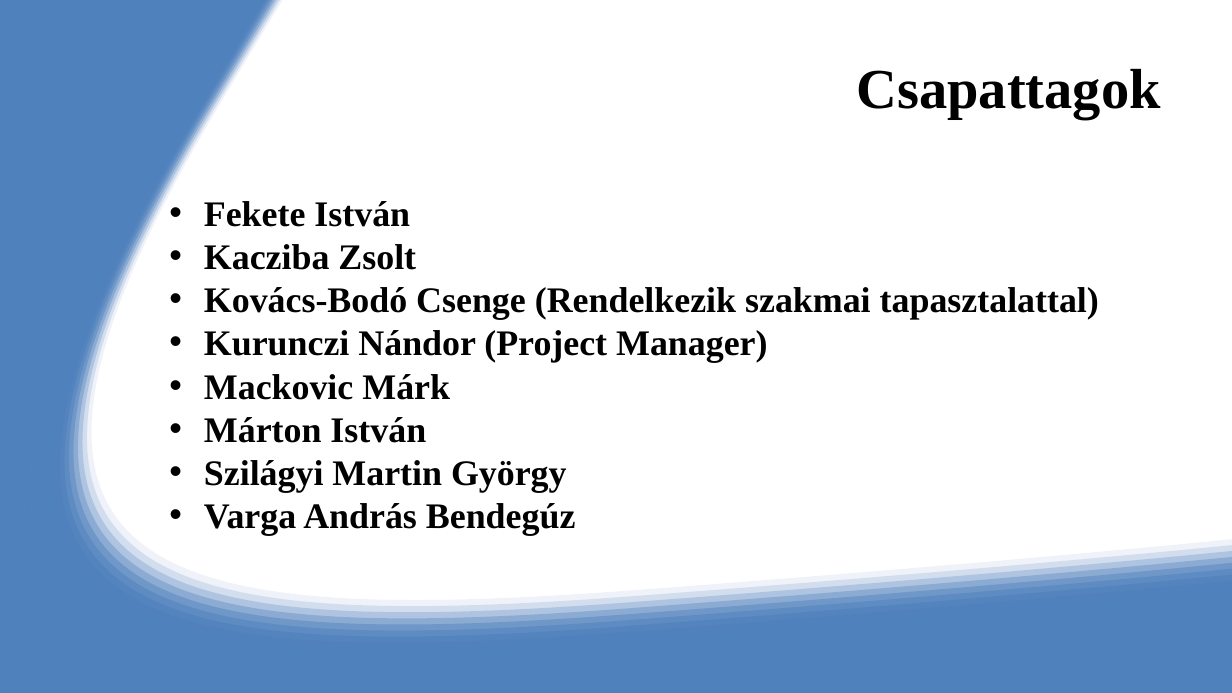
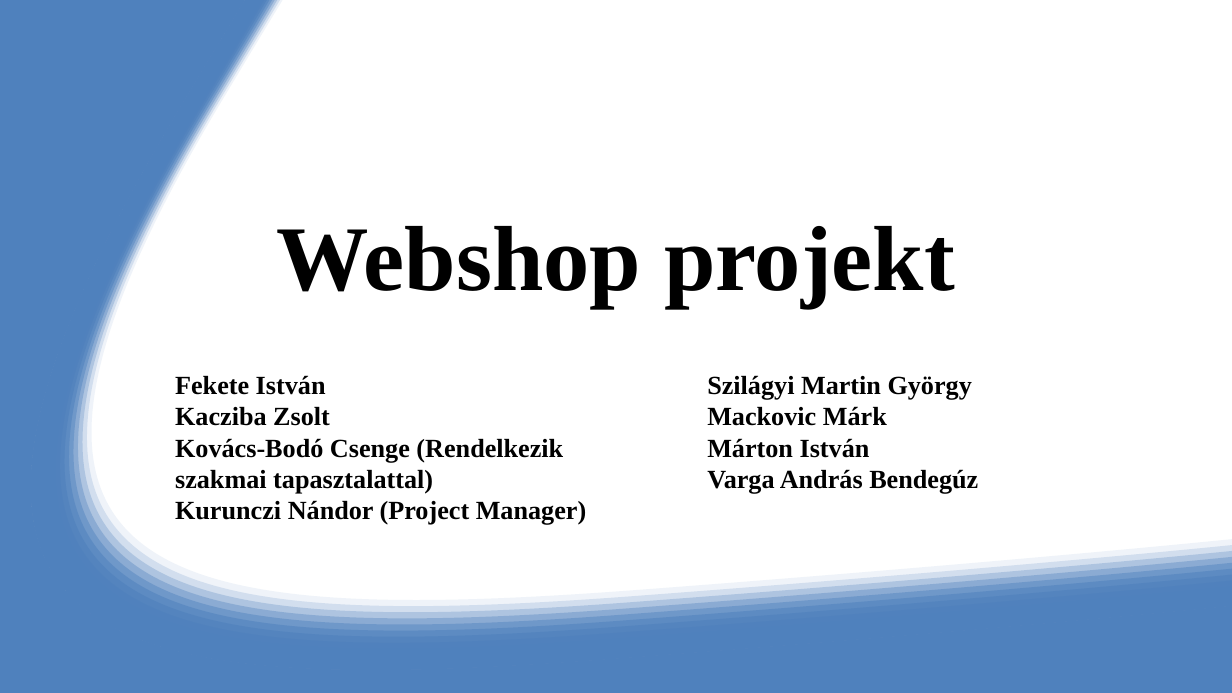
Before and after one commit to NoSignificantFrustration/RF1, a slide deck: slide 1 of Projekt_bemutatás.pptx (slide 2 before the commit). Drawn at 1232x693 pixels with LibreOffice and Linux fonts; fonts in the diff are those of the drawing. Boxes give left, top, right and bottom in pixels: in the first picture for what was removed or moved away, otherwise in the second. Text is boxed around its words. In the diff, an @@ line names an element or a change of style, - is before the commit and + after.

```diff
--- a/Projekt_bemutatás.pptx
+++ b/Projekt_bemutatás.pptx
@@ title removed at box(857, 68, 1161, 119) @@
-Csapattagok
@@ title added at box(277, 226, 955, 307), 72 pt, text #000000, bold @@
+Webshop projekt
@@ subtitle "Fekete István": place and size @@
-subtitle "Fekete István" at box(204, 201, 1099, 536)
+subtitle "Fekete István" at box(175, 375, 978, 525)
@@ subtitle "Fekete István" at box(175, 375, 978, 525): columns 1 to 2 @@
@@ subtitle at box(175, 375, 978, 525): size 28 to 20.4 pt in "Fekete István", "Kacziba Zsolt", "Kovács-Bodó Csenge (Rendelkezik szakmai tapasztalattal)", "Kurunczi Nándor (Project Manager)" and 3 more places; bullet • to none @@
@@ subtitle at box(707, 375, 972, 400): paragraph added @@
+Szilágyi Martin György
@@ subtitle at box(204, 460, 567, 492): paragraph removed @@
-• Szilágyi Martin György
```
Also in this commit, not shown: 4 other slides changed, 3 slides removed.
